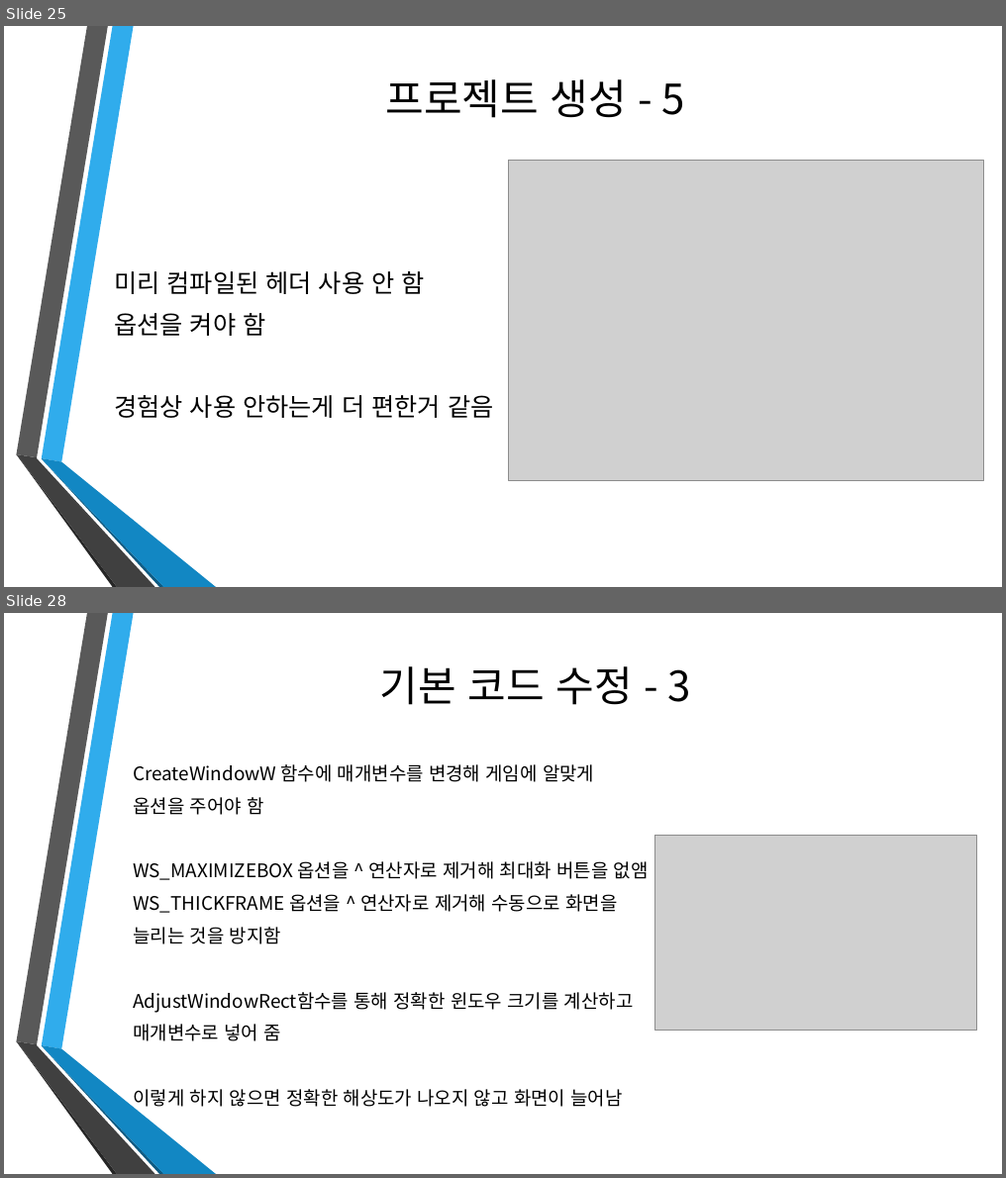
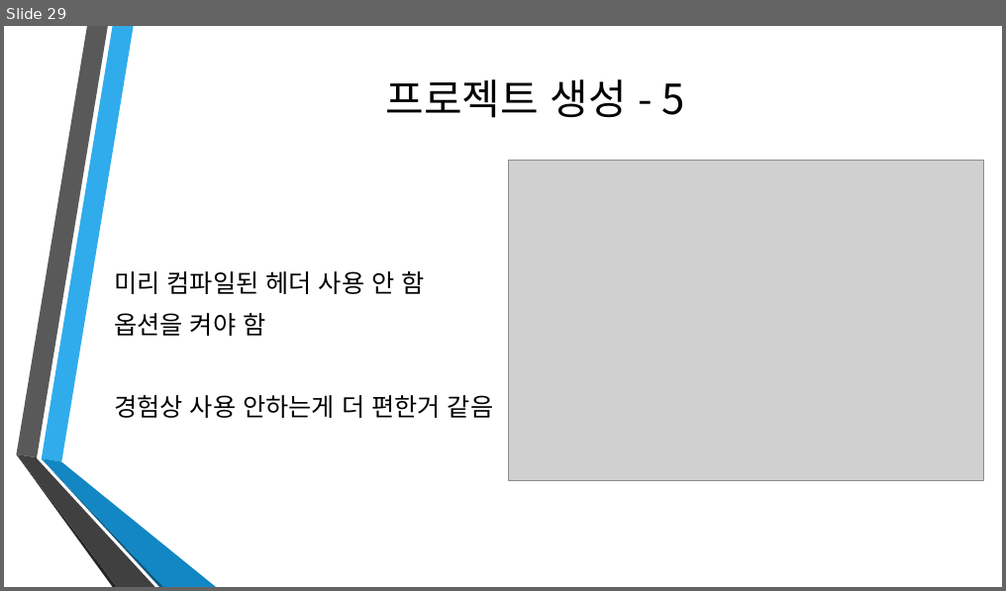
Before and after one commit to dat0613/AnioneHighSchoolPPT, a slide deck: 애니원 고등학교 강의 자료1.pptx. Shown one above the other, each under a label of ours: slides 25 and 28 before the commit, slide 29 after it; the slides between them are not shown. The pictures are 1006x1178 and 1006x591 pixels, drawn with LibreOffice and Linux fonts; fonts in the diff are those of the drawing; grey boxes stand for pictures; background and template pictures are left out. Boxes give left, top, right and bottom in pixels: in the first picture for what was removed or moved away, otherwise in the second. Text is boxed around its words. In the diff, an @@ line names an element or a change of style, - is before the commit and + after.

```diff
--- a/애니원 고등학교 강의 자료1.pptx
+++ b/애니원 고등학교 강의 자료1.pptx
@@ slide 28 removed at (x1=4, y1=613, x2=1002, y2=1174), background picture (left out); not listed: 6 template elements that a slide beside it also shows @@
@@ title removed at (x1=380, y1=666, x2=691, y2=705) @@
-기본 코드 수정 - 3
@@ text removed at (x1=133, y1=764, x2=648, y2=1110) @@
-CreateWindowW 함수에 매개변수를 변경해 게임에 알맞게
-옵션을 주어야 함
-WS_MAXIMIZEBOX 옵션을 ^ 연산자로 제거해 최대화 버튼을 없앰
-WS_THICKFRAME 옵션을 ^ 연산자로 제거해 수동으로 화면을
-늘리는 것을 방지함
-AdjustWindowRect함수를 통해 정확한 윈도우 크기를 계산하고
-매개변수로 넣어 줌
-이렇게 하지 않으면 정확한 해상도가 나오지 않고 화면이 늘어남
@@ picture removed at (x1=655, y1=836, x2=976, y2=1030) @@
@@ what was slide 25 is now slide 29 @@
```
Also in this commit, not shown: 3 slides changed, 4 slides added, 4 other slides removed, 1 other file.
